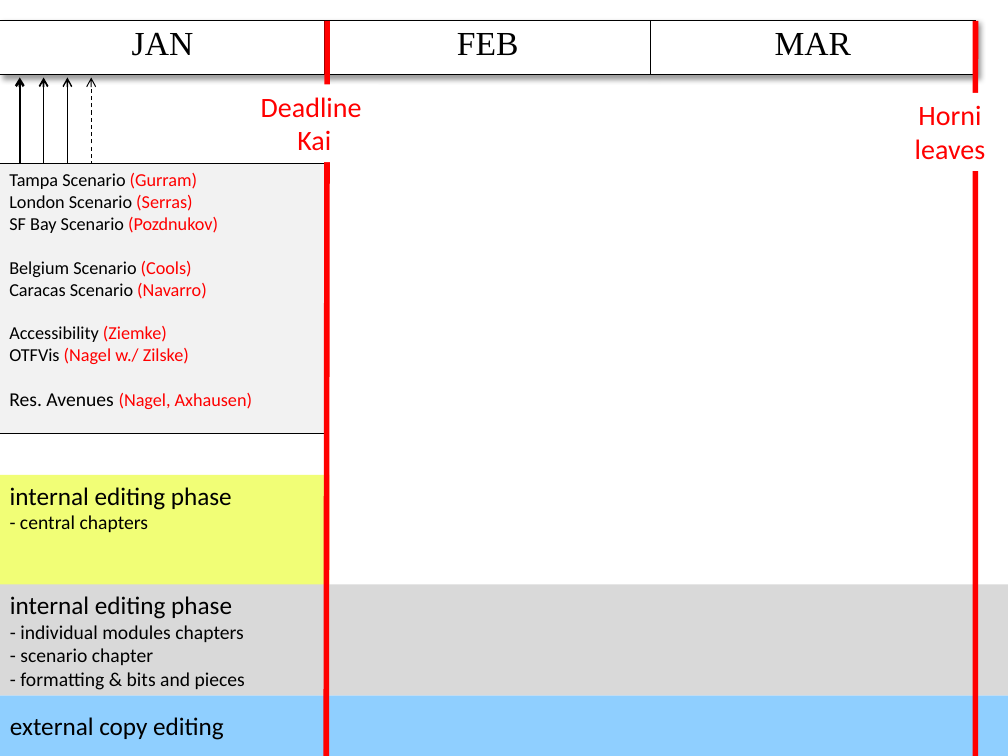
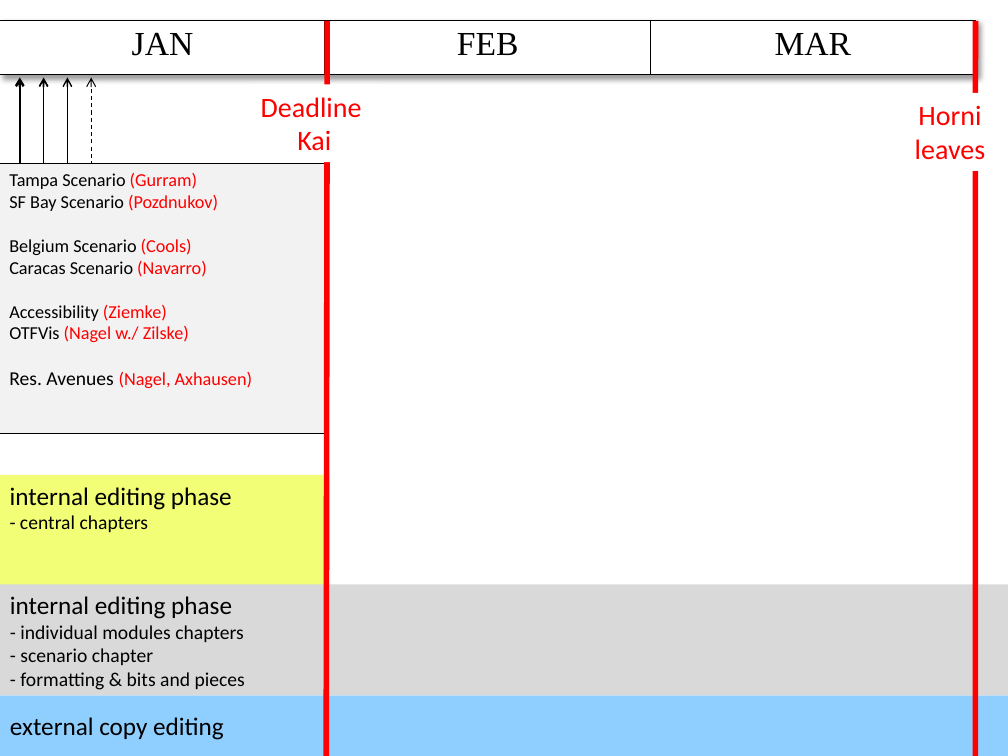
Before and after one commit to sashigurram/book, a slide deck: slide 1 of admin/timeline.pptx. Drawn at 1008x756 pixels with LibreOffice and Linux fonts; fonts in the diff are those of the drawing. Boxes give left, top, right and bottom in pixels: in the first picture for what was removed or moved away, otherwise in the second. Text is boxed around its words. In the diff, an @@ line names an element or a change of style, - is before the commit and + after.

Commit message:
london

```diff
--- a/admin/timeline.pptx
+++ b/admin/timeline.pptx
@@ text in rectangle at [9, 195, 192, 211]: paragraph removed @@
-London Scenario (Serras)
```
